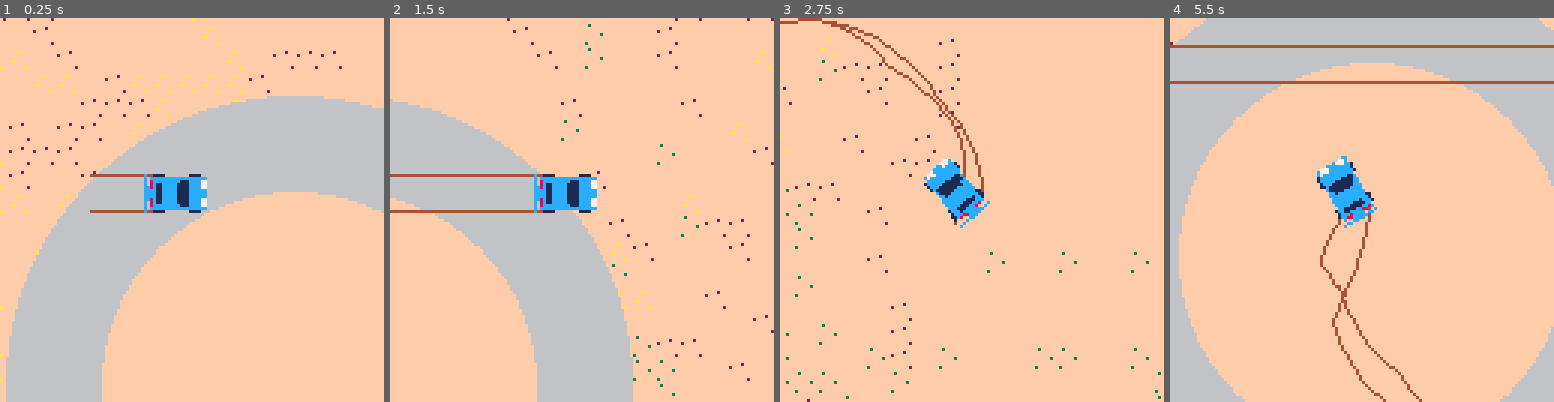
Above: before the commit, frames 1-4 (left to right).
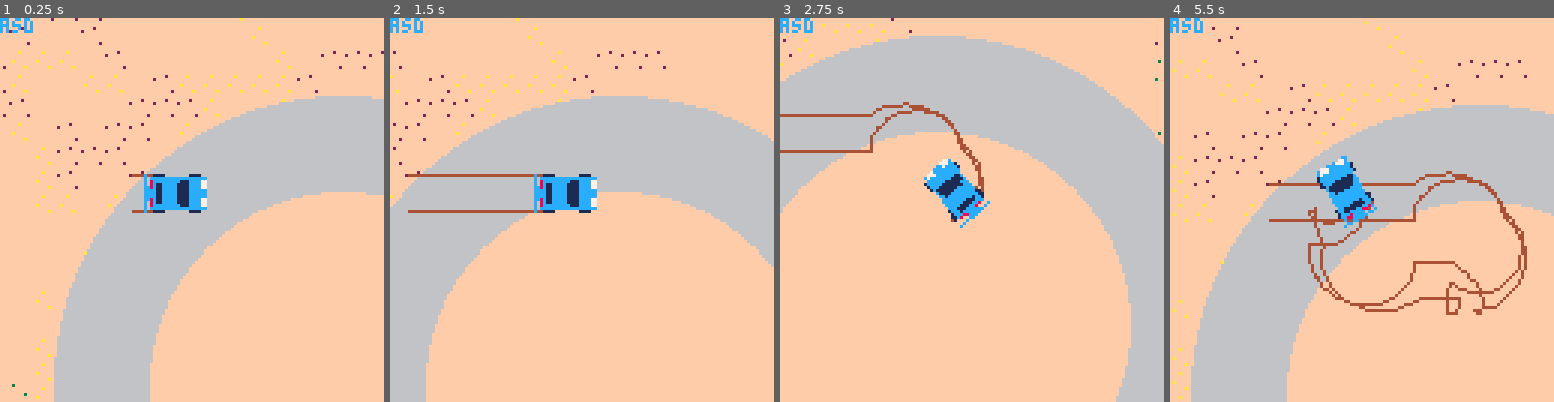
Above: after the commit, the same moments.

Repository: graearea/pico8
Game: PICO-8 cartridge drift.p8
Two runs of this game, one before a commit and one after it. Both use one fixed random seed, a clock stepped at 60 frames per second and the inputs below.
Inputs:
- Up to frame 1 (0.25 s): no input
- Up to frame 2 (1.5 s): no input
- Up to frame 3 (2.75 s): hold Right 1.6-2.1 s; hold Right from 2.47 s (still down)
- Up to frame 4 (5.5 s): release Right at 3.03 s; hold Left 3.08-3.58 s; hold Right 4.02-4.68 s; hold Left from 5.08 s (still down)

The runs differ from the first frame. In frame 1, 19% of the frame differs, in the area x 0-100%, y 0-100%; in frame 2, 41%; in frame 3, 34%; in frame 4, 53%.

Commit message:
broken physics and added todo

Diff:
--- a/drift.p8
+++ b/drift.p8
@@ -1,6 +1,7 @@
 pico-8 cartridge // http://www.pico-8.com
 version 18
 __lua__
+-- main
 function _init()
 
 car=car(64,64)
@@ -33,8 +34,12 @@
 function round(num,places)
   return flr(num*10^places)/10^places
  end
+
+function clamp(v,mn,mx)
+ return max(mn,min(v,mx))
+end
 -->8
---car
+-- car
 bob="asd"
 skids_l={}
 skids_r={}
@@ -54,18 +59,23 @@
 	x=ix,
 	y=iy,
 	speed=3,
-
+ vel_x=1,
+ vel_y=1,
 	move=function(self,v)
+
 	 delta_angle= self.d_travel-self.angle
-	 self.d_travel= self.d_travel-delta_angle/40
-		dx=(self.speed*cos(-self.d_travel/360))
-  dy=(self.speed*sin(-self.d_travel/360))
-  self.x=self.x+dx
-  self.y=self.y+dy
-  printh("adding skids")
+	 self.d_travel= self.d_travel-delta_angle/30
+	 -- pr(flr(delta_angle), flr(self.d_travel))
+
+		dx=(self.vel_x*cos(-self.d_travel/360))
+  dy=(self.vel_y*sin(-self.d_travel/360))
+
+  self.x=self.x+clamp(dx,-3,3)
+  self.y=self.y+clamp(dy,-3,3)
+
+		-- add skids
 	 self:add_skid(skids_r,6,7)
 	 self:add_skid(skids_l,-6,7)
-	 printh("added" .. skids_l[1].x.. ","..skids_l[1].y)
 	end,
 
 	draw=function(self)
@@ -74,7 +84,7 @@
 	 self:draw_skids(skids_l)
 	 self:draw_skids(skids_r)
 	 spr_r(0,self.x,self.y,self.angle, draw_px)
-
+  print(bob,self.x-58,self.y-58)
  end,
 
  draw_skids=function(self,skiddies)
@@ -103,7 +113,6 @@
 	 local sa=cos(self.angle/360)
 	 xx=flr(dx*ca-dy*sa+tx)--transofrmed val
 	 yy=flr(dx*sa+dy*ca+ty)
-		pr(sa,ca)
 		local skd={x=xx,y=yy}
 	 add(skids,skd)
 	end
@@ -136,6 +145,19 @@
    end
   end
 end
+
+-->8
+-- todo
+-- support for tiled mapsections
+-- create track that can be created
+-- ghost car that can be followed
+-- accelerator and brake
+-- buttons for small big turns that match small big corners?
+-- how to deal with >360< problem
+-- what should accelerator do?
+-- drift angle directly function of accelerator
+-- direction of travel just down to steering
+-- move pivot point of car forward
 
 __gfx__
 00000000000000000000000000000000003000000000000000000000000000000000000000000000000000000000000000000000000000000000000000000000
